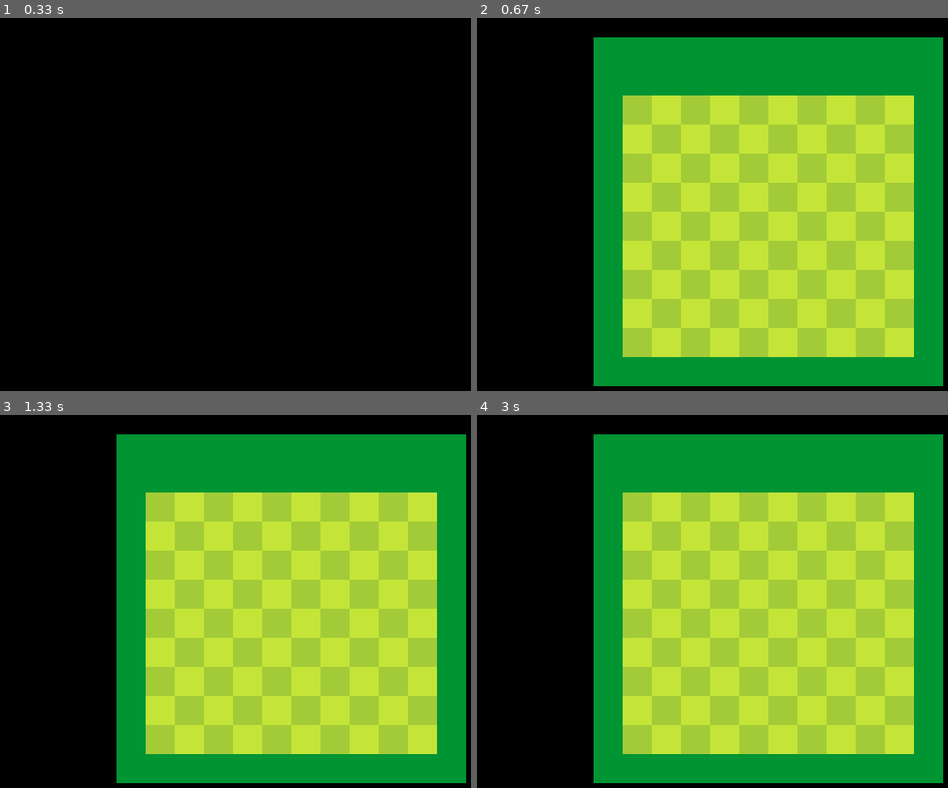
Above: before the commit, frames 1-4 (two rows, left to right).
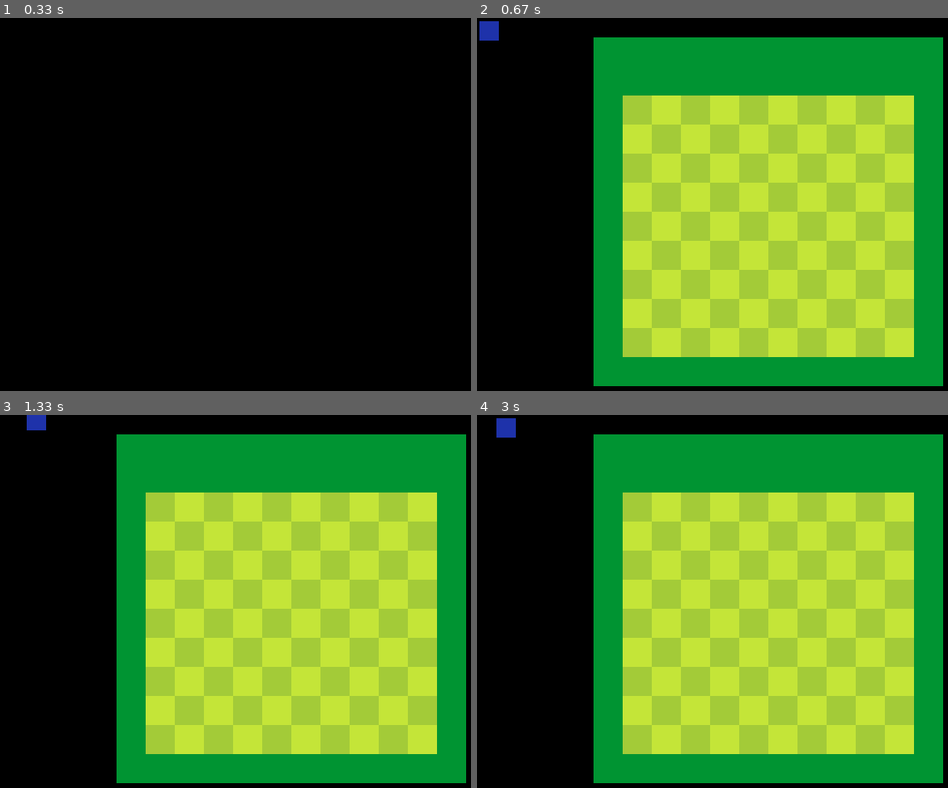
Above: after the commit, the same moments.

Repository: the24/pygame-snake
Game: pygame game, started from main.py
Same seed, same stepped clock (60 frames per second), same inputs: the game is played once before the commit and once after it.
Inputs:
- Up to frame 1 (0.33 s): no input
- Up to frame 2 (0.67 s): tap Space at 0.33 s
- Up to frame 3 (1.33 s): hold Right 0.67-1.13 s; hold Up from 1.17 s (still down)
- Up to frame 4 (3 s): release Up at 1.47 s; hold Right 1.5-1.97 s; hold Left 2-2.53 s; hold Down 2.57-2.87 s; hold Left from 2.9 s (still down)

Frame 1 is identical in both runs. In frame 2, 0.2% of the frame differs, in the area x 0-5%, y 0-7%; in frame 3, 0.2%; in frame 4, 0.2%.

Commit message:
ajout de la base d'un système objets

Diff:
--- a/board.py
+++ b/board.py
@@ -1,9 +1,11 @@
 import pygame
 from game_colors import Color
 from map import Map, Tile
+from snake import Snake
 
 
 class Board:
+    snake = Snake()
 
     def __init__(self, x = 0, y = 0) -> None:
         self.map = Map(10, 9, x + Tile.TILE_WIDTH, y + (Tile.TILE_HEIGHT * 2))
@@ -13,12 +15,13 @@
         self.height = (self.map.height + 3) * Tile.TILE_HEIGHT
 
 
-    def draw(self, screen):
+    def draw(self, screen: pygame.Surface):
         color = Color.DARK_GREEN
 
         pygame.draw.rect(screen, color, pygame.Rect(self.x, self.y, self.width, self.height))
+        self.map.draw(screen)
 
-        self.map.draw(screen)
+        self.snake.draw(screen)
 
     def center(self, screen: pygame.Surface):
         self.x = (screen.get_width() - self.width) / 2
--- a/main.py
+++ b/main.py
@@ -1,7 +1,8 @@
 import pygame
+from pygame.locals import *
+
 from board import Board
 
-from map import Map
 pygame.init()
 
 size = width, height = 720, 480
@@ -26,6 +27,7 @@
     def update(self):
         if self.started:
             self.board.draw(screen)
+            self.board.snake.update()
 
 
 
@@ -36,8 +38,15 @@
 
     for event in pygame.event.get():
         if event.type == pygame.QUIT: lauched = False
-        if event.type == pygame.KEYDOWN: game.start()
 
+        keys = pygame.key.get_pressed()
+        if keys[K_SPACE]: game.start()
+        if keys[K_UP]: game.board.snake.up()
+        if keys[K_DOWN]: game.board.snake.down()
+        if keys[K_RIGHT]: game.board.snake.right()
+        if keys[K_LEFT]: game.board.snake.left()
+
+    screen.fill((0, 0, 0))
     game.update()
     pygame.display.flip()
     clock.tick(60)
--- a/map.py
+++ b/map.py
@@ -30,9 +30,3 @@
                 y = j * tile.height + self.map_posy
 
                 pygame.draw.rect(screen, tile.color, pygame.Rect(x, y, tile.width, tile.height))
-
-    def draw_object(self, screen, pos):
-        posx = pos[0] * Tile.TILE_WIDTH + self.map_posx
-        posy = pos[1] * Tile.TILE_HEIGHT + self.map_posy
-
-        pygame.draw.rect(screen, (200, 76, 76), pygame.Rect(posx, posy, Tile.TILE_WIDTH, Tile.TILE_HEIGHT))
--- /dev/null
+++ b/object.py
@@ -0,0 +1,24 @@
+from typing import Tuple
+import pygame
+
+class Object:
+
+    def __init__(self, x: int, y: int, width:int, height:int, color: Tuple[int] = (0, 0, 0)) -> None:
+        self.rect = pygame.Rect(x, y, width, height)
+        self.color = color
+
+    def change_color(self, color: Tuple[int]) -> None:
+        self.color = color
+
+    def draw(self, screen: pygame.Surface) -> None:
+        pygame.draw.rect(screen, self.color, self.rect)
+
+
+class Mouvable(Object):
+
+    def __init__(self, x: int, y: int, width: int, height: int, color: Tuple[int] = (0, 0, 0)) -> None:
+        super().__init__(x, y, width, height, color=color)
+
+    def move(self, x, y) -> None:
+        self.rect.x += x
+        self.rect.y += y
--- a/snake.py
+++ b/snake.py
@@ -1,8 +1,25 @@
-
-from map import Map
+from typing import Tuple
+from object import Mouvable
 
 
-class Snake:
+class Snake(Mouvable):
 
-    def __init__(self, map: Map) -> None:
-        pass
+    def __init__(self, x: int = 3, y: int = 4, color: Tuple[int] = (30, 50, 170)) -> None:
+        super().__init__(x, y, 24, 24, color=color)
+        self.speed = [0, 0]
+
+    def update(self):
+        self.rect.x += self.speed[0]
+        self.rect.y += self.speed[1]
+
+    def down(self):
+        self.speed = [0, 1]
+
+    def up(self):
+        self.speed = [0, -1]
+
+    def right(self):
+        self.speed = [1, 0]
+
+    def left(self):
+        self.speed = [-1, 0]
